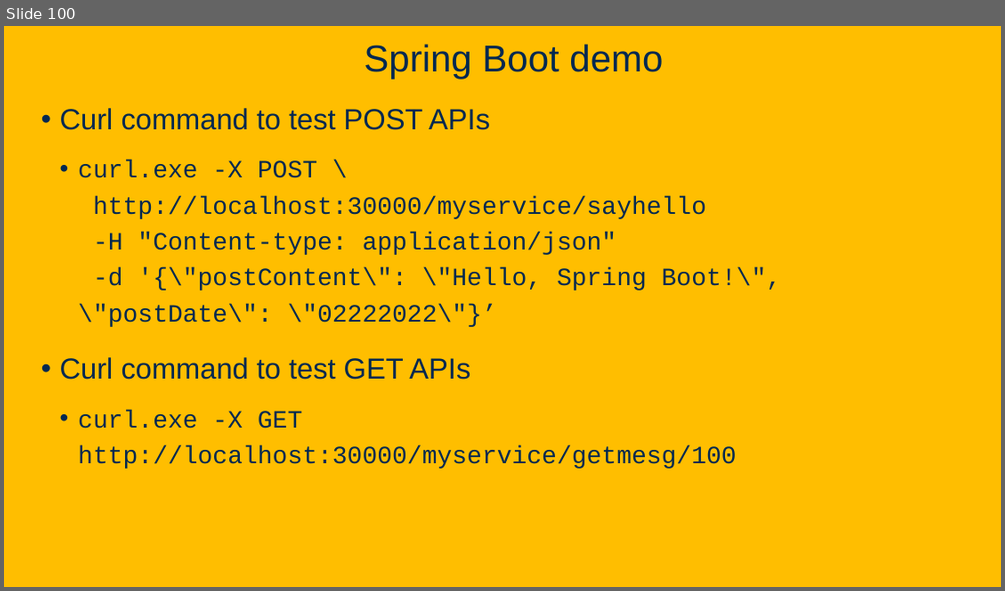
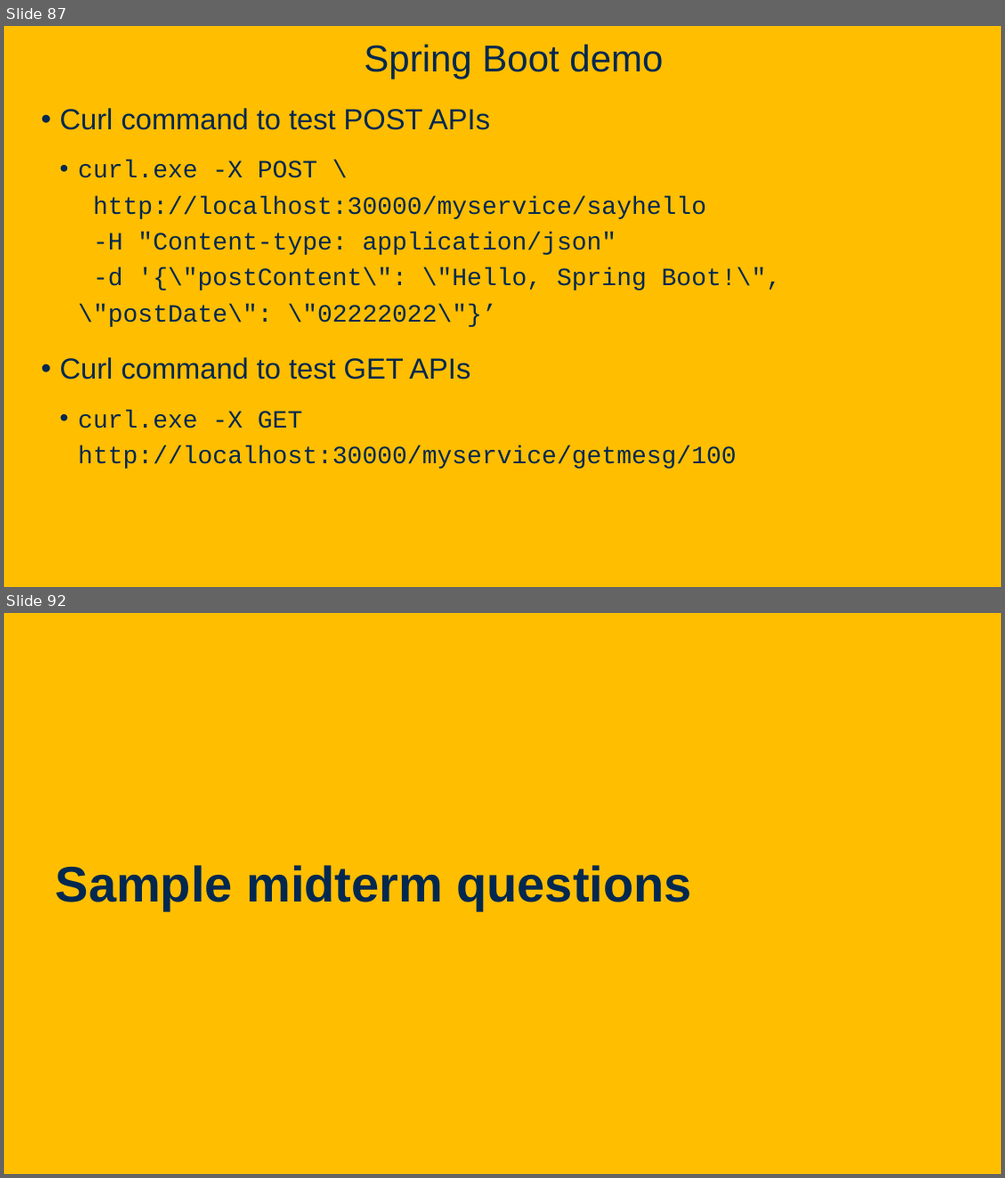
Before and after one commit to davsec-teaching/ecs160-f25, a slide deck: slides/6_software_architecture.pptx. Shown one above the other, each under a label of ours: slide 100 before the commit, slides 87 and 92 after it; the slides between them are not shown. The pictures are 1005x591 and 1005x1178 pixels, drawn with LibreOffice and Linux fonts; fonts in the diff are those of the drawing; background and template pictures are left out. Boxes give left, top, right and bottom in pixels: in the first picture for what was removed or moved away, otherwise in the second. Text is boxed around its words. In the diff, an @@ line names an element or a change of style, - is before the commit and + after.

```diff
--- a/slides/6_software_architecture.pptx
+++ b/slides/6_software_architecture.pptx
@@ slide 92 added at [4, 613, 1001, 1174], background picture (left out) @@
@@ text added at [56, 865, 692, 910], 48 pt, text #022850, bold @@
+Sample midterm questions
@@ what was slide 100 is now slide 87 @@
```
Also in this commit, not shown: 9 slides changed, 15 other slides added.
